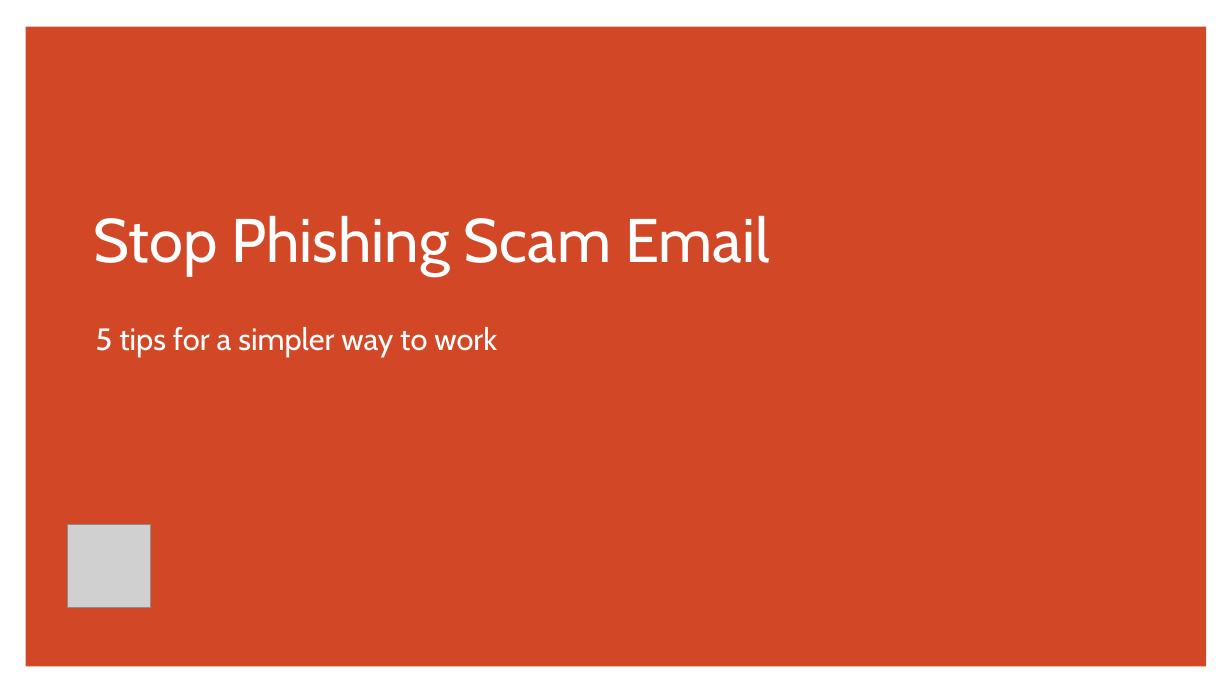
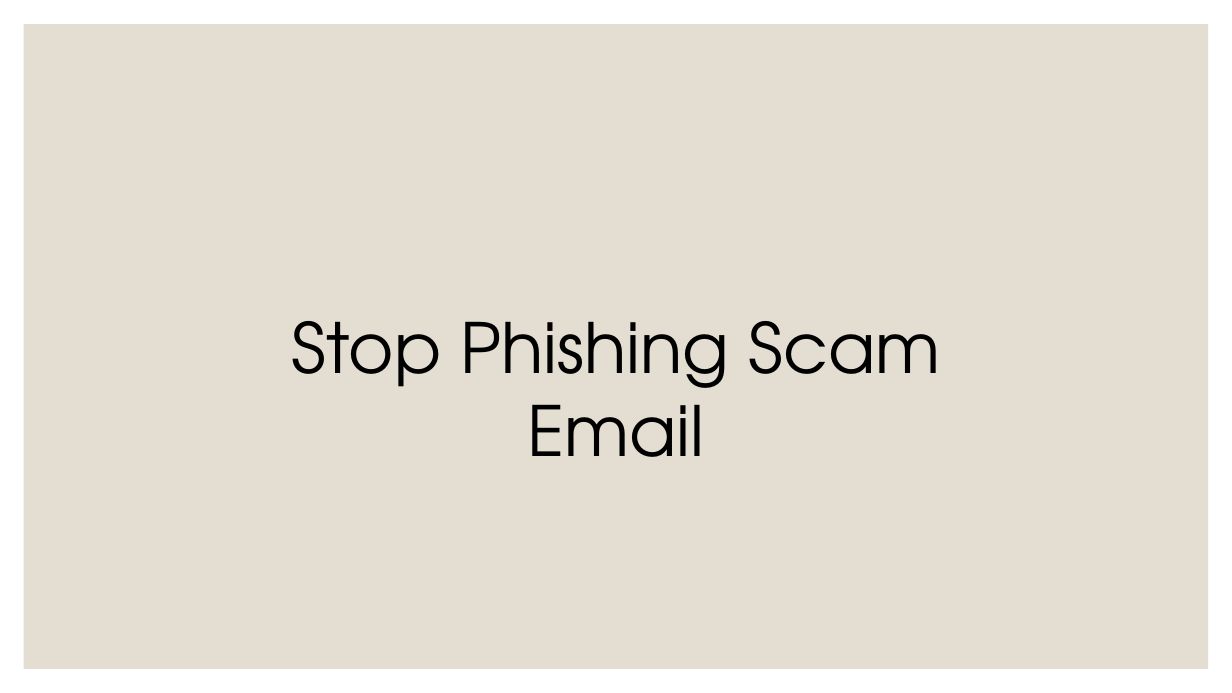
Before and after one commit to DanielPratama18/DevelopICTSolutionBy18268T22023, a slide deck: slide 9 of download/18268 Develop ICT Solution Task 1.pptx (slide 1 before the commit). Drawn at 1232x693 pixels with LibreOffice and Linux fonts; fonts in the diff are those of the drawing; grey boxes stand for pictures. Boxes give left, top, right and bottom in pixels: in the first picture for what was removed or moved away, otherwise in the second. Text is boxed around its words. In the diff, an @@ line names an element or a change of style, - is before the commit and + after.

```diff
--- a/download/18268 Develop ICT Solution Task 1.pptx
+++ b/download/18268 Develop ICT Solution Task 1.pptx
@@ rectangle at (x1=24, y1=24, x2=1209, y2=669): fill #D24726 to #E3DED1 @@
@@ subtitle removed at (x1=96, y1=327, x2=497, y2=357) @@
-5 tips for a simpler way to work
@@ text "Stop Phishing Scam Email" moved from (x1=94, y1=216, x2=770, y2=276) to (x1=291, y1=321, x2=941, y2=457) @@
@@ text "Stop Phishing Scam Email" at (x1=291, y1=321, x2=941, y2=457): size 48 to 54 pt, font Cabin to TeX Gyre Adventor, text colour #FFFFFF to #000000; alignment left to centre; vertical alignment middle to top @@
@@ picture removed at (x1=67, y1=525, x2=151, y2=608) @@
```
Also in this commit, not shown: 1 other slide changed, 8 slides added, 7 slides removed.
